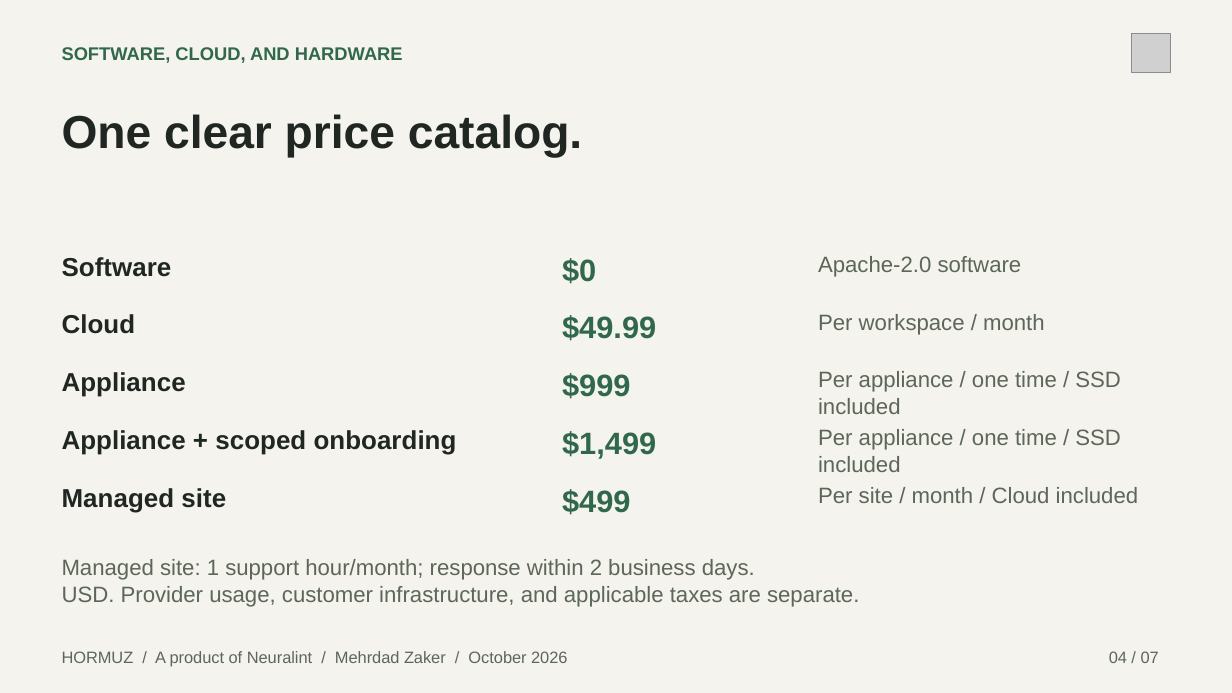
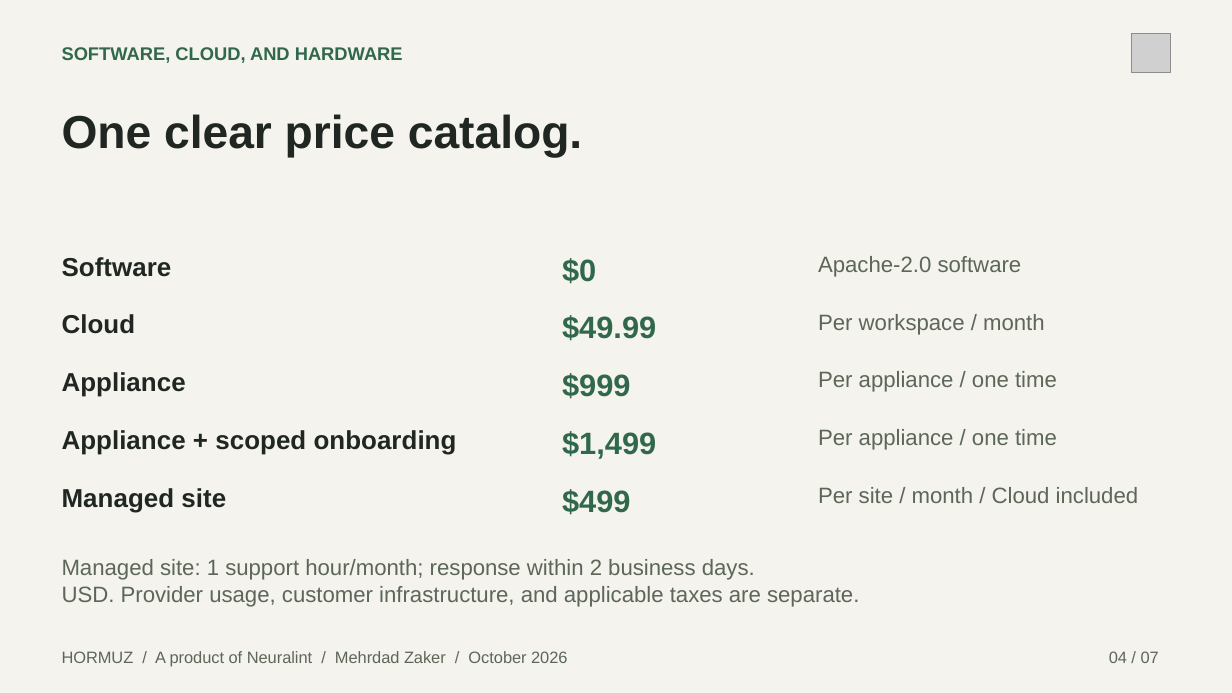
Before and after one commit to Xpounder-com/hormuz, a slide deck: slide 4 of website/public/downloads/hormuz-buyer-briefing.pptx. Drawn at 1232x693 pixels with LibreOffice and Linux fonts; fonts in the diff are those of the drawing; grey boxes stand for pictures. Boxes give left, top, right and bottom in pixels: in the first picture for what was removed or moved away, otherwise in the second. Text is boxed around its words. In the diff, an @@ line names an element or a change of style, - is before the commit and + after.

```diff
--- a/website/public/downloads/hormuz-buyer-briefing.pptx
+++ b/website/public/downloads/hormuz-buyer-briefing.pptx
@@ text at [818,371,1057,392]: text changed @@
-Per appliance / one time / SSD included
+Per appliance / one time
@@ text at [818,429,1057,450]: text changed @@
-Per appliance / one time / SSD included
+Per appliance / one time
```
Also in this commit, not shown: 1 other slide changed, 28 other files.
